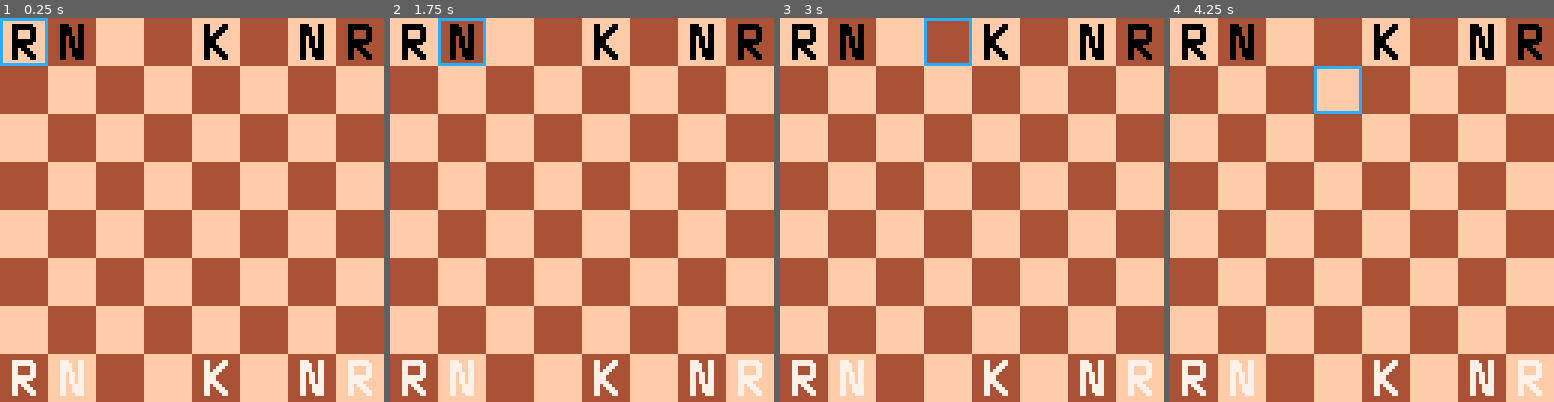
Above: before the commit, frames 1-4 (left to right).
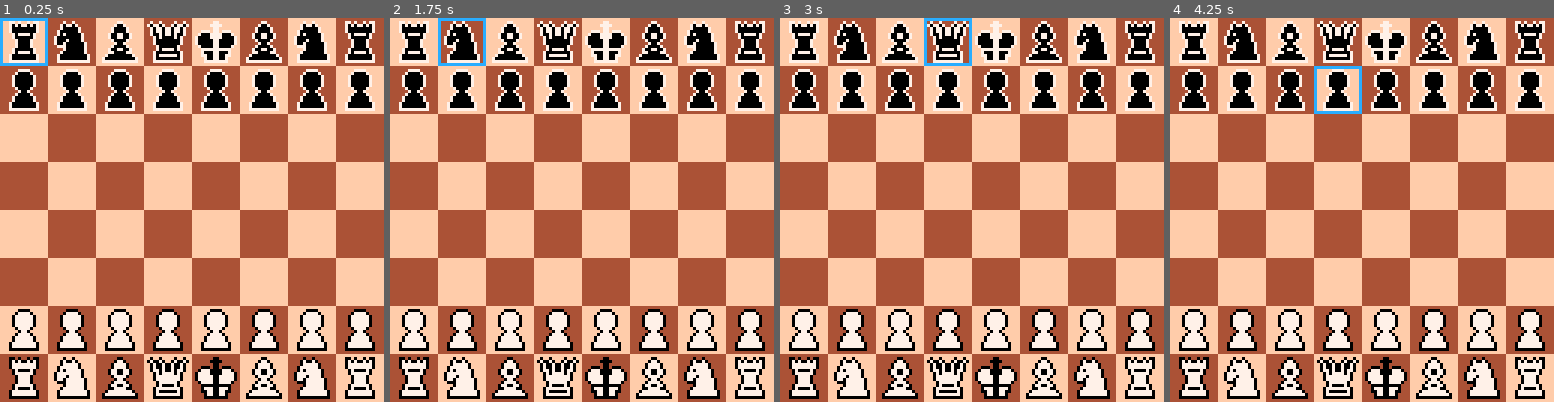
Above: after the commit, the same moments.

Repository: GrayFennec/p8chess
Game: PICO-8 cartridge chess.p8
Same seed, same stepped clock (60 frames per second), same inputs: the game is played once before the commit and once after it.
Inputs:
- Up to frame 1 (0.25 s): no input
- Up to frame 2 (1.75 s): tap X (X key) at 0.33, 1.07 s; tap O (Z key) at 0.7, 1.7 s; hold Right from 1.6 s (still down)
- Up to frame 3 (3 s): tap X (X key) at 1.85, 2.97 s; release Right at 2.1 s; tap O (Z key) at 2.1, 2.5, 2.9 s; hold Up 2.15-2.42 s; hold Right from 2.47 s (still down)
- Up to frame 4 (4.25 s): release Right at 3.03 s; hold Left 3.08-3.58 s; tap O (Z key) at 3.3, 3.7, 4.1 s; hold Down 3.63-3.97 s; hold Right from 4.02 s (still down); tap X (X key) at 4.08 s

The runs differ from the first frame. In frame 1, 19% of the frame differs, in the area x 2-98%, y 0-100%; in frame 2, 19%; in frame 3, 19%; in frame 4, 19%.

Commit message:
Made sprites :)

Diff:
--- a/chess.p8
+++ b/chess.p8
@@ -1,5 +1,5 @@
 pico-8 cartridge // http://www.pico-8.com
-version 27
+version 30
 __lua__
 --main code
 --current coordinates of hover
@@ -37,23 +37,23 @@
 	init_board(brdw,brdh)
 	--create default chess board
 	for c = 1,8 do
-	 --new_pawn(2,c,2)
-	 --new_pawn(7,c,1)
+	 new_pawn(2,c,2)
+	 new_pawn(7,c,1)
 	end
 	new_knight(1,2,2)
 	new_knight(1,7,2)
 	new_knight(8,2,1)
 	new_knight(8,7,1)
-	--new_bishop(1,3,2)
-	--new_bishop(1,6,2)
-	--new_bishop(8,3,1)
-	--new_bishop(8,6,1)
+	new_bishop(1,3,2)
+	new_bishop(1,6,2)
+	new_bishop(8,3,1)
+	new_bishop(8,6,1)
 	new_rook(1,1,2)
 	new_rook(1,8,2)
 	new_rook(8,1,1)
 	new_rook(8,8,1)
-	--new_queen(1,4,2)
-	--new_queen(8,4,1)
+	new_queen(1,4,2)
+	new_queen(8,4,1)
 	new_king(1,5,2)
 	new_king(8,5,1)
 	kingloc = {{8, 5},{1, 5}}
@@ -472,6 +472,7 @@
 	palt(14)
 	if(obj.pnum == 1) then
 		pal(0, 7)
+		pal(7, 0)
 	end
 	spr(obj.sprnum, obj.col*16-16, obj.row*16-16, 2, 2)
 	pal()
@@ -501,82 +502,82 @@
 end
 __gfx__
 eeeeeeeeeeeeeeeeeeeeeeeeeeeeeeeeeeeeeeeeeeeeeeeeeeeeeeeeeeeeeeeeeeeeeeeeeeeeeeeeeeeeeeeeeeeeeeeeeeeeeeeeeeeeeeeeeeeeeeeeeeeeeeee
-eeeeeeeeeeeeeeeeeeeeeeeeeeeeeeeeeeeeeeeeeeeeeeeeeeeeeeeeeeeeeeeeeeeeeeeeeeeeeeeeeeeeeeeeeeeeeeeeeeeeeeeeeeeeeeeeeeeeeeeeeeeeeeee
-eeee0000000eeeeeeeee000eee00eeeeeeee0000000eeeeeeeee0000000eeeeeeeeeee0000eeeeeeeeee00eeee00eeeeeeeeeeeeeeeeeeeeeeeeeeeeeeeeeeee
-eeee00000000eeeeeeee0000ee00eeeeeeee00000000eeeeeeee00000000eeeeeeeee000000eeeeeeeee00eee000eeeeeeeeeeeeeeeeeeeeeeeeeeeeeeeeeeee
-eeee00eeee00eeeeeeee0000ee00eeeeeeee00eeee00eeeeeeee00eeee00eeeeeeee000ee000eeeeeeee00ee000eeeeeeeeeeeeeeeeeeeeeeeeeeeeeeeeeeeee
-eeee00eeee00eeeeeeee0000ee00eeeeeeee00eeee00eeeeeeee00eeee00eeeeeeee00eeee00eeeeeeee00e000eeeeeeeeeeeeeeeeeeeeeeeeeeeeeeeeeeeeee
-eeee00eeee00eeeeeeee00e00e00eeeeeeee00eeee00eeeeeeee00eeee00eeeeeeee00eeee00eeeeeeee00000eeeeeeeeeeeeeeeeeeeeeeeeeeeeeeeeeeeeeee
-eeee00000000eeeeeeee00e00e00eeeeeeee0000000eeeeeeeee00000000eeeeeeee00eeee00eeeeeeee0000eeeeeeeeeeeeeeeeeeeeeeeeeeeeeeeeeeeeeeee
-eeee0000000eeeeeeeee00e00e00eeeeeeee0000000eeeeeeeee0000000eeeeeeeee00eeee00eeeeeeee0000eeeeeeeeeeeeeeeeeeeeeeeeeeeeeeeeeeeeeeee
-eeee00eeeeeeeeeeeeee00e00e00eeeeeeee00eeee00eeeeeeee00000eeeeeeeeeee00eeee00eeeeeeee00000eeeeeeeeeeeeeeeeeeeeeeeeeeeeeeeeeeeeeee
-eeee00eeeeeeeeeeeeee00ee0000eeeeeeee00eeee00eeeeeeee00e000eeeeeeeeee00ee0e00eeeeeeee00e000eeeeeeeeeeeeeeeeeeeeeeeeeeeeeeeeeeeeee
-eeee00eeeeeeeeeeeeee00ee0000eeeeeeee00eeee00eeeeeeee00ee000eeeeeeeee000ee000eeeeeeee00ee000eeeeeeeeeeeeeeeeeeeeeeeeeeeeeeeeeeeee
-eeee00eeeeeeeeeeeeee00ee0000eeeeeeee00000000eeeeeeee00eee000eeeeeeeee000000eeeeeeeee00eee000eeeeeeeeeeeeeeeeeeeeeeeeeeeeeeeeeeee
-eeee00eeeeeeeeeeeeee00eee000eeeeeeee0000000eeeeeeeee00eeee00eeeeeeeeee0000e0eeeeeeee00eeee00eeeeeeeeeeeeeeeeeeeeeeeeeeeeeeeeeeee
-eeeeeeeeeeeeeeeeeeeeeeeeeeeeeeeeeeeeeeeeeeeeeeeeeeeeeeeeeeeeeeeeeeeeeeeeeeeeeeeeeeeeeeeeeeeeeeeeeeeeeeeeeeeeeeeeeeeeeeeeeeeeeeee
-eeeeeeeeeeeeeeeeeeeeeeeeeeeeeeeeeeeeeeeeeeeeeeeeeeeeeeeeeeeeeeeeeeeeeeeeeeeeeeeeeeeeeeeeeeeeeeeeeeeeeeeeeeeeeeeeeeeeeeeeeeeeeeee
-eeeeeeeeeeeeeeeeeeeeeeeeeeeeeeeeeeeeeeeeeeeeeeeeeeeeeeeeeeeeeeeeeeeeeeeeeeeeeeeeeeeeeeeeeeeeeeeeeeeeeeeeeeeeeeeeeeeeeeeeeeeeeeee
-eeeeeeeeeeeeeeeeeeeeeeeeeeeeeeeeeeeeeeeeeeeeeeeeeeeeeeeeeeeeeeeeeeeeeeeeeeeeeeeeeeeeeeeeeeeeeeeeeeeeeeeeeeeeeeeeeeeeeeeeeeeeeeee
-eeeeeeeeeeeeeeeeeeeeeeeeeeeeeeeeeeeeeeeeeeeeeeeeeeeeeeeeeeeeeeeeeeeeeeeeeeeeeeeeeeeeeeeeeeeeeeeeeeeeeeeeeeeeeeeeeeeeeeeeeeeeeeee
-eeeeeeeeeeeeeeeeeeeeeeeeeeeeeeeeeeeeeeeeeeeeeeeeeeeeeeeeeeeeeeeeeeeeeeeeeeeeeeeeeeeeeeeeeeeeeeeeeeeeeeeeeeeeeeeeeeeeeeeeeeeeeeee
-eeeeeeeeeeeeeeeeeeeeeeeeeeeeeeeeeeeeeeeeeeeeeeeeeeeeeeeeeeeeeeeeeeeeeeeeeeeeeeeeeeeeeeeeeeeeeeeeeeeeeeeeeeeeeeeeeeeeeeeeeeeeeeee
-eeeeeeeeeeeeeeeeeeeeeeeeeeeeeeeeeeeeeeeeeeeeeeeeeeeeeeeeeeeeeeeeeeeeeeeeeeeeeeeeeeeeeeeeeeeeeeeeeeeeeeeeeeeeeeeeeeeeeeeeeeeeeeee
-eeeeeeeeeeeeeeeeeeeeeeeeeeeeeeeeeeeeeeeeeeeeeeeeeeeeeeeeeeeeeeeeeeeeeeeeeeeeeeeeeeeeeeeeeeeeeeeeeeeeeeeeeeeeeeeeeeeeeeeeeeeeeeee
-eeeeeeeeeeeeeeeeeeeeeeeeeeeeeeeeeeeeeeeeeeeeeeeeeeeeeeeeeeeeeeeeeeeeeeeeeeeeeeeeeeeeeeeeeeeeeeeeeeeeeeeeeeeeeeeeeeeeeeeeeeeeeeee
-eeeeeeeeeeeeeeeeeeeeeeeeeeeeeeeeeeeeeeeeeeeeeeeeeeeeeeeeeeeeeeeeeeeeeeeeeeeeeeeeeeeeeeeeeeeeeeeeeeeeeeeeeeeeeeeeeeeeeeeeeeeeeeee
-eeeeeeeeeeeeeeeeeeeeeeeeeeeeeeeeeeeeeeeeeeeeeeeeeeeeeeeeeeeeeeeeeeeeeeeeeeeeeeeeeeeeeeeeeeeeeeeeeeeeeeeeeeeeeeeeeeeeeeeeeeeeeeee
-eeeeeeeeeeeeeeeeeeeeeeeeeeeeeeeeeeeeeeeeeeeeeeeeeeeeeeeeeeeeeeeeeeeeeeeeeeeeeeeeeeeeeeeeeeeeeeeeeeeeeeeeeeeeeeeeeeeeeeeeeeeeeeee
-eeeeeeeeeeeeeeeeeeeeeeeeeeeeeeeeeeeeeeeeeeeeeeeeeeeeeeeeeeeeeeeeeeeeeeeeeeeeeeeeeeeeeeeeeeeeeeeeeeeeeeeeeeeeeeeeeeeeeeeeeeeeeeee
-eeeeeeeeeeeeeeeeeeeeeeeeeeeeeeeeeeeeeeeeeeeeeeeeeeeeeeeeeeeeeeeeeeeeeeeeeeeeeeeeeeeeeeeeeeeeeeeeeeeeeeeeeeeeeeeeeeeeeeeeeeeeeeee
-eeeeeeeeeeeeeeeeeeeeeeeeeeeeeeeeeeeeeeeeeeeeeeeeeeeeeeeeeeeeeeeeeeeeeeeeeeeeeeeeeeeeeeeeeeeeeeeeeeeeeeeeeeeeeeeeeeeeeeeeeeeeeeee
-eeeeeeeeeeeeeeeeeeeeeeeeeeeeeeeeeeeeeeeeeeeeeeeeeeeeeeeeeeeeeeeeeeeeeeeeeeeeeeeeeeeeeeeeeeeeeeeeeeeeeeeeeeeeeeeeeeeeeeeeeeeeeeee
-eeeeeeeeeeeeeeeeeeeeeeeeeeeeeeeeeeeeeeeeeeeeeeeeeeeeeeeeeeeeeeeeeeeeeeeeeeeeeeeeeeeeeeeeeeeeeeeeeeeeeeeeeeeeeeeeeeeeeeeeeeeeeeee
-eeeeeeeeeeeeeeeeeeeeeeeeeeeeeeeeeeeeeeeeeeeeeeeeeeeeeeeeeeeeeeeeeeeeeeeeeeeeeeeeeeeeeeeeeeeeeeeeeeeeeeeeeeeeeeeeeeeeeeeeeeeeeeee
-eeeeeeeeeeeeeeeeeeeeeeeeeeeeeeeeeeeeeeeeeeeeeeeeeeeeeeeeeeeeeeeeeeeeeeeeeeeeeeeeeeeeeeeeeeeeeeeeeeeeeeeeeeeeeeeeeeeeeeeeeeeeeeee
-eeeeeeeeeeeeeeeeeeeeeeeeeeeeeeeeeeeeeeeeeeeeeeeeeeeeeeeeeeeeeeeeeeeeeeeeeeeeeeeeeeeeeeeeeeeeeeeeeeeeeeeeeeeeeeeeeeeeeeeeeeeeeeee
-eeeeeeeeeeeeeeeeeeeeeeeeeeeeeeeeeeeeeeeeeeeeeeeeeeeeeeeeeeeeeeeeeeeeeeeeeeeeeeeeeeeeeeeeeeeeeeeeeeeeeeeeeeeeeeeeeeeeeeeeeeeeeeee
-eeeeeeeeeeeeeeeeeeeeeeeeeeeeeeeeeeeeeeeeeeeeeeeeeeeeeeeeeeeeeeeeeeeeeeeeeeeeeeeeeeeeeeeeeeeeeeeeeeeeeeeeeeeeeeeeeeeeeeeeeeeeeeee
-eeeeeeeeeeeeeeeeeeeeeeeeeeeeeeeeeeeeeeeeeeeeeeeeeeeeeeeeeeeeeeeeeeeeeeeeeeeeeeeeeeeeeeeeeeeeeeeeeeeeeeeeeeeeeeeeeeeeeeeeeeeeeeee
-eeeeeeeeeeeeeeeeeeeeeeeeeeeeeeeeeeeeeeeeeeeeeeeeeeeeeeeeeeeeeeeeeeeeeeeeeeeeeeeeeeeeeeeeeeeeeeeeeeeeeeeeeeeeeeeeeeeeeeeeeeeeeeee
-eeeeeeeeeeeeeeeeeeeeeeeeeeeeeeeeeeeeeeeeeeeeeeeeeeeeeeeeeeeeeeeeeeeeeeeeeeeeeeeeeeeeeeeeeeeeeeeeeeeeeeeeeeeeeeeeeeeeeeeeeeeeeeee
-eeeeeeeeeeeeeeeeeeeeeeeeeeeeeeeeeeeeeeeeeeeeeeeeeeeeeeeeeeeeeeeeeeeeeeeeeeeeeeeeeeeeeeeeeeeeeeeeeeeeeeeeeeeeeeeeeeeeeeeeeeeeeeee
-eeeeeeeeeeeeeeeeeeeeeeeeeeeeeeeeeeeeeeeeeeeeeeeeeeeeeeeeeeeeeeeeeeeeeeeeeeeeeeeeeeeeeeeeeeeeeeeeeeeeeeeeeeeeeeeeeeeeeeeeeeeeeeee
-eeeeeeeeeeeeeeeeeeeeeeeeeeeeeeeeeeeeeeeeeeeeeeeeeeeeeeeeeeeeeeeeeeeeeeeeeeeeeeeeeeeeeeeeeeeeeeeeeeeeeeeeeeeeeeeeeeeeeeeeeeeeeeee
-eeeeeeeeeeeeeeeeeeeeeeeeeeeeeeeeeeeeeeeeeeeeeeeeeeeeeeeeeeeeeeeeeeeeeeeeeeeeeeeeeeeeeeeeeeeeeeeeeeeeeeeeeeeeeeeeeeeeeeeeeeeeeeee
-eeeeeeeeeeeeeeeeeeeeeeeeeeeeeeeeeeeeeeeeeeeeeeeeeeeeeeeeeeeeeeeeeeeeeeeeeeeeeeeeeeeeeeeeeeeeeeeeeeeeeeeeeeeeeeeeeeeeeeeeeeeeeeee
-eeeeeeeeeeeeeeeeeeeeeeeeeeeeeeeeeeeeeeeeeeeeeeeeeeeeeeeeeeeeeeeeeeeeeeeeeeeeeeeeeeeeeeeeeeeeeeeeeeeeeeeeeeeeeeeeeeeeeeeeeeeeeeee
-eeeeeeeeeeeeeeeeeeeeeeeeeeeeeeeeeeeeeeeeeeeeeeeeeeeeeeeeeeeeeeeeeeeeeeeeeeeeeeeeeeeeeeeeeeeeeeeeeeeeeeeeeeeeeeeeeeeeeeeeeeeeeeee
-eeeeeeeeeeeeeeeeeeeeeeeeeeeeeeeeeeeeeeeeeeeeeeeeeeeeeeeeeeeeeeeeeeeeeeeeeeeeeeeeeeeeeeeeeeeeeeeeeeeeeeeeeeeeeeeeeeeeeeeeeeeeeeee
-eeeeeeeeeeeeeeeeeeeeeeeeeeeeeeeeeeeeeeeeeeeeeeeeeeeeeeeeeeeeeeeeeeeeeeeeeeeeeeeeeeeeeeeeeeeeeeeeeeeeeeeeeeeeeeeeeeeeeeeeeeeeeeee
-eeeeeeeeeeeeeeeeeeeeeeeeeeeeeeeeeeeeeeeeeeeeeeeeeeeeeeeeeeeeeeeeeeeeeeeeeeeeeeeeeeeeeeeeeeeeeeeeeeeeeeeeeeeeeeeeeeeeeeeeeeeeeeee
-eeeeeeeeeeeeeeeeeeeeeeeeeeeeeeeeeeeeeeeeeeeeeeeeeeeeeeeeeeeeeeeeeeeeeeeeeeeeeeeeeeeeeeeeeeeeeeeeeeeeeeeeeeeeeeeeeeeeeeeeeeeeeeee
-eeeeeeeeeeeeeeeeeeeeeeeeeeeeeeeeeeeeeeeeeeeeeeeeeeeeeeeeeeeeeeeeeeeeeeeeeeeeeeeeeeeeeeeeeeeeeeeeeeeeeeeeeeeeeeeeeeeeeeeeeeeeeeee
-eeeeeeeeeeeeeeeeeeeeeeeeeeeeeeeeeeeeeeeeeeeeeeeeeeeeeeeeeeeeeeeeeeeeeeeeeeeeeeeeeeeeeeeeeeeeeeeeeeeeeeeeeeeeeeeeeeeeeeeeeeeeeeee
-eeeeeeeeeeeeeeeeeeeeeeeeeeeeeeeeeeeeeeeeeeeeeeeeeeeeeeeeeeeeeeeeeeeeeeeeeeeeeeeeeeeeeeeeeeeeeeeeeeeeeeeeeeeeeeeeeeeeeeeeeeeeeeee
-eeeeeeeeeeeeeeeeeeeeeeeeeeeeeeeeeeeeeeeeeeeeeeeeeeeeeeeeeeeeeeeeeeeeeeeeeeeeeeeeeeeeeeeeeeeeeeeeeeeeeeeeeeeeeeeeeeeeeeeeeeeeeeee
-eeeeeeeeeeeeeeeeeeeeeeeeeeeeeeeeeeeeeeeeeeeeeeeeeeeeeeeeeeeeeeeeeeeeeeeeeeeeeeeeeeeeeeeeeeeeeeeeeeeeeeeeeeeeeeeeeeeeeeeeeeeeeeee
-eeeeeeeeeeeeeeeeeeeeeeeeeeeeeeeeeeeeeeeeeeeeeeeeeeeeeeeeeeeeeeeeeeeeeeeeeeeeeeeeeeeeeeeeeeeeeeeeeeeeeeeeeeeeeeeeeeeeeeeeeeeeeeee
-eeeeeeeeeeeeeeeeeeeeeeeeeeeeeeeeeeeeeeeeeeeeeeeeeeeeeeeeeeeeeeeeeeeeeeeeeeeeeeeeeeeeeeeeeeeeeeeeeeeeeeeeeeeeeeeeeeeeeeeeeeeeeeee
-eeeeeeeeeeeeeeeeeeeeeeeeeeeeeeeeeeeeeeeeeeeeeeeeeeeeeeeeeeeeeeeeeeeeeeeeeeeeeeeeeeeeeeeeeeeeeeeeeeeeeeeeeeeeeeeeeeeeeeeeeeeeeeee
-eeeeeeeeeeeeeeeeeeeeeeeeeeeeeeeeeeeeeeeeeeeeeeeeeeeeeeeeeeeeeeeeeeeeeeeeeeeeeeeeeeeeeeeeeeeeeeeeeeeeeeeeeeeeeeeeeeeeeeeeeeeeeeee
-eeeeeeeeeeeeeeeeeeeeeeeeeeeeeeeeeeeeeeeeeeeeeeeeeeeeeeeeeeeeeeeeeeeeeeeeeeeeeeeeeeeeeeeeeeeeeeeeeeeeeeeeeeeeeeeeeeeeeeeeeeeeeeee
-eeeeeeeeeeeeeeeeeeeeeeeeeeeeeeeeeeeeeeeeeeeeeeeeeeeeeeeeeeeeeeeeeeeeeeeeeeeeeeeeeeeeeeeeeeeeeeeeeeeeeeeeeeeeeeeeeeeeeeeeeeeeeeee
-eeeeeeeeeeeeeeeeeeeeeeeeeeeeeeeeeeeeeeeeeeeeeeeeeeeeeeeeeeeeeeeeeeeeeeeeeeeeeeeeeeeeeeeeeeeeeeeeeeeeeeeeeeeeeeeeeeeeeeeeeeeeeeee
-eeeeeeeeeeeeeeeeeeeeeeeeeeeeeeeeeeeeeeeeeeeeeeeeeeeeeeeeeeeeeeeeeeeeeeeeeeeeeeeeeeeeeeeeeeeeeeeeeeeeeeeeeeeeeeeeeeeeeeeeeeeeeeee
-0000000000000000000000000000000000000000eeeeeeeeeeeeeeeeeeeeeeeeeeeeeeeeeeeeeeeeeeeeeeeeeeeeeeeeeeeeeeee000000000000000000000000
-0000000000000000000000000000000000000000eeeeeeeeeeeeeeeeeeeeeeeeeeeeeeeeeeeeeeeeeeeeeeeeeeeeeeeeeeeeeeee000000000000000000000000
-0000000000000000000000000000000000000000eeeeeeeeeeeeeeeeeeeeeeeeeeeeeeeeeeeeeeeeeeeeeeeeeeeeeeeeeeeeeeee000000000000000000000000
-0000000000000000000000000000000000000000eeeeeeeeeeeeeeeeeeeeeeeeeeeeeeeeeeeeeeeeeeeeeeeeeeeeeeeeeeeeeeee000000000000000000000000
-0000000000000000000000000000000000000000eeeeeeeeeeeeeeeeeeeeeeeeeeeeeeeeeeeeeeeeeeeeeeeeeeeeeeeeeeeeeeee000000000000000000000000
-0000000000000000000000000000000000000000eeeeeeeeeeeeeeeeeeeeeeeeeeeeeeeeeeeeeeeeeeeeeeeeeeeeeeeeeeeeeeee000000000000000000000000
-0000000000000000000000000000000000000000eeeeeeeeeeeeeeeeeeeeeeeeeeeeeeeeeeeeeeeeeeeeeeeeeeeeeeeeeeeeeeee000000000000000000000000
-0000000000000000000000000000000000000000eeeeeeeeeeeeeeeeeeeeeeeeeeeeeeeeeeeeeeeeeeeeeeeeeeeeeeeeeeeeeeee000000000000000000000000
-0000000000000000000000000000000000000000eeeeeeeeeeeeeeeeeeeeeeeeeeeeeeeeeeeeeeeeeeeeeeeeeeeeeeeeeeeeeeee000000000000000000000000
-0000000000000000000000000000000000000000eeeeeeeeeeeeeeeeeeeeeeeeeeeeeeeeeeeeeeeeeeeeeeeeeeeeeeeeeeeeeeee000000000000000000000000
-0000000000000000000000000000000000000000eeeeeeeeeeeeeeeeeeeeeeeeeeeeeeeeeeeeeeeeeeeeeeeeeeeeeeeeeeeeeeee000000000000000000000000
-0000000000000000000000000000000000000000eeeeeeeeeeeeeeeeeeeeeeeeeeeeeeeeeeeeeeeeeeeeeeeeeeeeeeeeeeeeeeee000000000000000000000000
-0000000000000000000000000000000000000000eeeeeeeeeeeeeeeeeeeeeeeeeeeeeeeeeeeeeeeeeeeeeeeeeeeeeeeeeeeeeeee000000000000000000000000
-0000000000000000000000000000000000000000eeeeeeeeeeeeeeeeeeeeeeeeeeeeeeeeeeeeeeeeeeeeeeeeeeeeeeeeeeeeeeee000000000000000000000000
-0000000000000000000000000000000000000000eeeeeeeeeeeeeeeeeeeeeeeeeeeeeeeeeeeeeeeeeeeeeeeeeeeeeeeeeeeeeeee000000000000000000000000
-0000000000000000000000000000000000000000eeeeeeeeeeeeeeeeeeeeeeeeeeeeeeeeeeeeeeeeeeeeeeeeeeeeeeeeeeeeeeee000000000000000000000000
+eeeeee7777eeeeeeeeeee7ee7eeeeeeeeeeeeee77eeeeeeeeee77e7ee7e77eeeee7ee7eeee7ee7eeeeeeeee77eeeeeeeeeeeeeeeeeeeeeeeeeeeeeeeeeeeeeee
+eeeee700007eeeeeeeee707707eeeeeeeeeeee7007eeeeeeeee7070770707eeee707707ee707707eeeeeee7777eeeeeeeeeeeeeeeeeeeeeeeeeeeeeeeeeeeeee
+eeee70000007eeeeeeee7000007eeeeeeeeee700007eeeeeeee7000000007eeeee707707707707eeeeeeeee77eeeeeeeeeeeeeeeeeeeeeeeeeeeeeeeeeeeeeee
+eeee70000007eeeeeee70000007eeeeeeeeee700007eeeeeeee7000000007eeeee707707707707eeeee777e77e777eeeeeeeeeeeeeeeeeeeeeeeeeeeeeeeeeee
+eeee70000007eeeeeee707000007eeeeeeee70077007eeeeeeee70777707eeeeee700707707007eeee700077770007eeeeeeeeeeeeeeeeeeeeeeeeeeeeeeeeee
+eeee70000007eeeeee7000000007eeeeeeee70077007eeeeeeee70000007eeeeeee7070000707eeee70000777700007eeeeeeeeeeeeeeeeeeeeeeeeeeeeeeeee
+eeeee700007eeeeeee7000700007eeeeeeeee700007eeeeeeeeee700007eeeeeeee7000000007eeee70000077000007eeeeeeeeeeeeeeeeeeeeeeeeeeeeeeeee
+eeeeee7007eeeeeeee70070000007eeeeeeeee7007eeeeeeeeeee700007eeeeeeee7000000007eeee70000077000007eeeeeeeeeeeeeeeeeeeeeeeeeeeeeeeee
+eeeee700007eeeeeeee7770000007eeeeeeee700007eeeeeeeeee700007eeeeeeeee70000007eeeeee700007700007eeeeeeeeeeeeeeeeeeeeeeeeeeeeeeeeee
+eeee70000007eeeeeeeee70000007eeeeeee70077007eeeeeeee70000007eeeeeeee70777707eeeeeee7777777777eeeeeeeeeeeeeeeeeeeeeeeeeeeeeeeeeee
+eeee70000007eeeeeeee700000007eeeeeee77000077eeeeeeee70777707eeeeeee7000000007eeeeee7000770007eeeeeeeeeeeeeeeeeeeeeeeeeeeeeeeeeee
+eee7000000007eeeeee70000000007eeeee7000000007eeeeee7000000007eeeeee7077777707eeeeee7700770077eeeeeeeeeeeeeeeeeeeeeeeeeeeeeeeeeee
+eee7000000007eeeeee70000000007eeee700000000007eeeee7000000007eeeeee7000000007eeeeeee70077007eeeeeeeeeeeeeeeeeeeeeeeeeeeeeeeeeeee
+eee7777777777eeeeee77777777777eeee777777777777eeeee7777777777eeeeee7777777777eeeeeee77777777eeeeeeeeeeeeeeeeeeeeeeeeeeeeeeeeeeee
+eeeeeeeeeeeeeeeeeeeeeeeeeeeeeeeeeeeeeeeeeeeeeeeeeeeeeeeeeeeeeeeeeeeeeeeeeeeeeeeeeeeeeeeeeeeeeeeeeeeeeeeeeeeeeeeeeeeeeeeeeeeeeeee
+eeeeeeeeeeeeeeeeeeeeeeeeeeeeeeeeeeeeeeeeeeeeeeeeeeeeeeeeeeeeeeeeeeeeeeeeeeeeeeeeeeeeeeeeeeeeeeeeeeeeeeeeeeeeeeeeeeeeeeeeeeeeeeee
+eeeeeeeeeeeeeeeeeeeeeeeeeeeeeeeeeeeeeeeeeeeeeeeeeeeeeeeeeeeeeeeeeeeeeeeeeeeeeeeeeeeeeeeeeeeeeeeeeeeeeeeeeeeeeeeeeeeeeeeeeeeeeeee
+eeeeeeeeeeeeeeeeeeeeeeeeeeeeeeeeeeeeeeeeeeeeeeeeeeeeeeeeeeeeeeeeeeeeeeeeeeeeeeeeeeeeeeeeeeeeeeeeeeeeeeeeeeeeeeeeeeeeeeeeeeeeeeee
+eeeeeeeeeeeeeeeeeeeeeeeeeeeeeeeeeeeeeeeeeeeeeeeeeeeeeeeeeeeeeeeeeeeeeeeeeeeeeeeeeeeeeeeeeeeeeeeeeeeeeeeeeeeeeeeeeeeeeeeeeeeeeeee
+eeeeeeeeeeeeeeeeeeeeeeeeeeeeeeeeeeeeeeeeeeeeeeeeeeeeeeeeeeeeeeeeeeeeeeeeeeeeeeeeeeeeeeeeeeeeeeeeeeeeeeeeeeeeeeeeeeeeeeeeeeeeeeee
+eeeeeeeeeeeeeeeeeeeeeeeeeeeeeeeeeeeeeeeeeeeeeeeeeeeeeeeeeeeeeeeeeeeeeeeeeeeeeeeeeeeeeeeeeeeeeeeeeeeeeeeeeeeeeeeeeeeeeeeeeeeeeeee
+eeeeeeeeeeeeeeeeeeeeeeeeeeeeeeeeeeeeeeeeeeeeeeeeeeeeeeeeeeeeeeeeeeeeeeeeeeeeeeeeeeeeeeeeeeeeeeeeeeeeeeeeeeeeeeeeeeeeeeeeeeeeeeee
+eeeeeeeeeeeeeeeeeeeeeeeeeeeeeeeeeeeeeeeeeeeeeeeeeeeeeeeeeeeeeeeeeeeeeeeeeeeeeeeeeeeeeeeeeeeeeeeeeeeeeeeeeeeeeeeeeeeeeeeeeeeeeeee
+eeeeeeeeeeeeeeeeeeeeeeeeeeeeeeeeeeeeeeeeeeeeeeeeeeeeeeeeeeeeeeeeeeeeeeeeeeeeeeeeeeeeeeeeeeeeeeeeeeeeeeeeeeeeeeeeeeeeeeeeeeeeeeee
+eeeeeeeeeeeeeeeeeeeeeeeeeeeeeeeeeeeeeeeeeeeeeeeeeeeeeeeeeeeeeeeeeeeeeeeeeeeeeeeeeeeeeeeeeeeeeeeeeeeeeeeeeeeeeeeeeeeeeeeeeeeeeeee
+eeeeeeeeeeeeeeeeeeeeeeeeeeeeeeeeeeeeeeeeeeeeeeeeeeeeeeeeeeeeeeeeeeeeeeeeeeeeeeeeeeeeeeeeeeeeeeeeeeeeeeeeeeeeeeeeeeeeeeeeeeeeeeee
+eeeeeeeeeeeeeeeeeeeeeeeeeeeeeeeeeeeeeeeeeeeeeeeeeeeeeeeeeeeeeeeeeeeeeeeeeeeeeeeeeeeeeeeeeeeeeeeeeeeeeeeeeeeeeeeeeeeeeeeeeeeeeeee
+eeeeeeeeeeeeeeeeeeeeeeeeeeeeeeeeeeeeeeeeeeeeeeeeeeeeeeeeeeeeeeeeeeeeeeeeeeeeeeeeeeeeeeeeeeeeeeeeeeeeeeeeeeeeeeeeeeeeeeeeeeeeeeee
+eeeeeeeeeeeeeeeeeeeeeeeeeeeeeeeeeeeeeeeeeeeeeeeeeeeeeeeeeeeeeeeeeeeeeeeeeeeeeeeeeeeeeeeeeeeeeeeeeeeeeeeeeeeeeeeeeeeeeeeeeeeeeeee
+eeeeeeeeeeeeeeeeeeeeeeeeeeeeeeeeeeeeeeeeeeeeeeeeeeeeeeeeeeeeeeeeeeeeeeeeeeeeeeeeeeeeeeeeeeeeeeeeeeeeeeeeeeeeeeeeeeeeeeeeeeeeeeee
+eeeeeeeeeeeeeeeeeeeeeeeeeeeeeeeeeeeeeeeeeeeeeeeeeeeeeeeeeeeeeeeeeeeeeeeeeeeeeeeeeeeeeeeeeeeeeeeeeeeeeeeeeeeeeeeeeeeeeeeeeeeeeeee
+eeeeeeeeeeeeeeeeeeeeeeeeeeeeeeeeeeeeeeeeeeeeeeeeeeeeeeeeeeeeeeeeeeeeeeeeeeeeeeeeeeeeeeeeeeeeeeeeeeeeeeeeeeeeeeeeeeeeeeeeeeeeeeee
+eeeeeeeeeeeeeeeeeeeeeeeeeeeeeeeeeeeeeeeeeeeeeeeeeeeeeeeeeeeeeeeeeeeeeeeeeeeeeeeeeeeeeeeeeeeeeeeeeeeeeeeeeeeeeeeeeeeeeeeeeeeeeeee
+eeeeeeeeeeeeeeeeeeeeeeeeeeeeeeeeeeeeeeeeeeeeeeeeeeeeeeeeeeeeeeeeeeeeeeeeeeeeeeeeeeeeeeeeeeeeeeeeeeeeeeeeeeeeeeeeeeeeeeeeeeeeeeee
+eeeeeeeeeeeeeeeeeeeeeeeeeeeeeeeeeeeeeeeeeeeeeeeeeeeeeeeeeeeeeeeeeeeeeeeeeeeeeeeeeeeeeeeeeeeeeeeeeeeeeeeeeeeeeeeeeeeeeeeeeeeeeeee
+eeeeeeeeeeeeeeeeeeeeeeeeeeeeeeeeeeeeeeeeeeeeeeeeeeeeeeeeeeeeeeeeeeeeeeeeeeeeeeeeeeeeeeeeeeeeeeeeeeeeeeeeeeeeeeeeeeeeeeeeeeeeeeee
+eeeeeeeeeeeeeeeeeeeeeeeeeeeeeeeeeeeeeeeeeeeeeeeeeeeeeeeeeeeeeeeeeeeeeeeeeeeeeeeeeeeeeeeeeeeeeeeeeeeeeeeeeeeeeeeeeeeeeeeeeeeeeeee
+eeeeeeeeeeeeeeeeeeeeeeeeeeeeeeeeeeeeeeeeeeeeeeeeeeeeeeeeeeeeeeeeeeeeeeeeeeeeeeeeeeeeeeeeeeeeeeeeeeeeeeeeeeeeeeeeeeeeeeeeeeeeeeee
+eeeeeeeeeeeeeeeeeeeeeeeeeeeeeeeeeeeeeeeeeeeeeeeeeeeeeeeeeeeeeeeeeeeeeeeeeeeeeeeeeeeeeeeeeeeeeeeeeeeeeeeeeeeeeeeeeeeeeeeeeeeeeeee
+eeeeeeeeeeeeeeeeeeeeeeeeeeeeeeeeeeeeeeeeeeeeeeeeeeeeeeeeeeeeeeeeeeeeeeeeeeeeeeeeeeeeeeeeeeeeeeeeeeeeeeeeeeeeeeeeeeeeeeeeeeeeeeee
+eeeeeeeeeeeeeeeeeeeeeeeeeeeeeeeeeeeeeeeeeeeeeeeeeeeeeeeeeeeeeeeeeeeeeeeeeeeeeeeeeeeeeeeeeeeeeeeeeeeeeeeeeeeeeeeeeeeeeeeeeeeeeeee
+eeeeeeeeeeeeeeeeeeeeeeeeeeeeeeeeeeeeeeeeeeeeeeeeeeeeeeeeeeeeeeeeeeeeeeeeeeeeeeeeeeeeeeeeeeeeeeeeeeeeeeeeeeeeeeeeeeeeeeeeeeeeeeee
+eeeeeeeeeeeeeeeeeeeeeeeeeeeeeeeeeeeeeeeeeeeeeeeeeeeeeeeeeeeeeeeeeeeeeeeeeeeeeeeeeeeeeeeeeeeeeeeeeeeeeeeeeeeeeeeeeeeeeeeeeeeeeeee
+eeeeeeeeeeeeeeeeeeeeeeeeeeeeeeeeeeeeeeeeeeeeeeeeeeeeeeeeeeeeeeeeeeeeeeeeeeeeeeeeeeeeeeeeeeeeeeeeeeeeeeeeeeeeeeeeeeeeeeeeeeeeeeee
+eeeeeeeeeeeeeeeeeeeeeeeeeeeeeeeeeeeeeeeeeeeeeeeeeeeeeeeeeeeeeeeeeeeeeeeeeeeeeeeeeeeeeeeeeeeeeeeeeeeeeeeeeeeeeeeeeeeeeeeeeeeeeeee
+eeeeeeeeeeeeeeeeeeeeeeeeeeeeeeeeeeeeeeeeeeeeeeeeeeeeeeeeeeeeeeeeeeeeeeeeeeeeeeeeeeeeeeeeeeeeeeeeeeeeeeeeeeeeeeeeeeeeeeeeeeeeeeee
+eeeeeeeeeeeeeeeeeeeeeeeeeeeeeeeeeeeeeeeeeeeeeeeeeeeeeeeeeeeeeeeeeeeeeeeeeeeeeeeeeeeeeeeeeeeeeeeeeeeeeeeeeeeeeeeeeeeeeeeeeeeeeeee
+eeeeeeeeeeeeeeeeeeeeeeeeeeeeeeeeeeeeeeeeeeeeeeeeeeeeeeeeeeeeeeeeeeeeeeeeeeeeeeeeeeeeeeeeeeeeeeeeeeeeeeeeeeeeeeeeeeeeeeeeeeeeeeee
+eeeeeeeeeeeeeeeeeeeeeeeeeeeeeeeeeeeeeeeeeeeeeeeeeeeeeeeeeeeeeeeeeeeeeeeeeeeeeeeeeeeeeeeeeeeeeeeeeeeeeeeeeeeeeeeeeeeeeeeeeeeeeeee
+eeeeeeeeeeeeeeeeeeeeeeeeeeeeeeeeeeeeeeeeeeeeeeeeeeeeeeeeeeeeeeeeeeeeeeeeeeeeeeeeeeeeeeeeeeeeeeeeeeeeeeeeeeeeeeeeeeeeeeeeeeeeeeee
+eeeeeeeeeeeeeeeeeeeeeeeeeeeeeeeeeeeeeeeeeeeeeeeeeeeeeeeeeeeeeeeeeeeeeeeeeeeeeeeeeeeeeeeeeeeeeeeeeeeeeeeeeeeeeeeeeeeeeeeeeeeeeeee
+eeeeeeeeeeeeeeeeeeeeeeeeeeeeeeeeeeeeeeeeeeeeeeeeeeeeeeeeeeeeeeeeeeeeeeeeeeeeeeeeeeeeeeeeeeeeeeeeeeeeeeeeeeeeeeeeeeeeeeeeeeeeeeee
+eeeeeeeeeeeeeeeeeeeeeeeeeeeeeeeeeeeeeeeeeeeeeeeeeeeeeeeeeeeeeeeeeeeeeeeeeeeeeeeeeeeeeeeeeeeeeeeeeeeeeeeeeeeeeeeeeeeeeeeeeeeeeeee
+eeeeeeeeeeeeeeeeeeeeeeeeeeeeeeeeeeeeeeeeeeeeeeeeeeeeeeeeeeeeeeeeeeeeeeeeeeeeeeeeeeeeeeeeeeeeeeeeeeeeeeeeeeeeeeeeeeeeeeeeeeeeeeee
+eeeeeeeeeeeeeeeeeeeeeeeeeeeeeeeeeeeeeeeeeeeeeeeeeeeeeeeeeeeeeeeeeeeeeeeeeeeeeeeeeeeeeeeeeeeeeeeeeeeeeeeeeeeeeeeeeeeeeeeeeeeeeeee
+eeeeeeeeeeeeeeeeeeeeeeeeeeeeeeeeeeeeeeeeeeeeeeeeeeeeeeeeeeeeeeeeeeeeeeeeeeeeeeeeeeeeeeeeeeeeeeeeeeeeeeeeeeeeeeeeeeeeeeeeeeeeeeee
+eeeeeeeeeeeeeeeeeeeeeeeeeeeeeeeeeeeeeeeeeeeeeeeeeeeeeeeeeeeeeeeeeeeeeeeeeeeeeeeeeeeeeeeeeeeeeeeeeeeeeeeeeeeeeeeeeeeeeeeeeeeeeeee
+eeeeeeeeeeeeeeeeeeeeeeeeeeeeeeeeeeeeeeeeeeeeeeeeeeeeeeeeeeeeeeeeeeeeeeeeeeeeeeeeeeeeeeeeeeeeeeeeeeeeeeeeeeeeeeeeeeeeeeeeeeeeeeee
+eeeeeeeeeeeeeeeeeeeeeeeeeeeeeeeeeeeeeeeeeeeeeeeeeeeeeeeeeeeeeeeeeeeeeeeeeeeeeeeeeeeeeeeeeeeeeeeeeeeeeeeeeeeeeeeeeeeeeeeeeeeeeeee
+eeeeeeeeeeeeeeeeeeeeeeeeeeeeeeeeeeeeeeeeeeeeeeeeeeeeeeeeeeeeeeeeeeeeeeeeeeeeeeeeeeeeeeeeeeeeeeeeeeeeeeeeeeeeeeeeeeeeeeeeeeeeeeee
+eeeeeeeeeeeeeeeeeeeeeeeeeeeeeeeeeeeeeeeeeeeeeeeeeeeeeeeeeeeeeeeeeeeeeeeeeeeeeeeeeeeeeeeeeeeeeeeeeeeeeeeeeeeeeeeeeeeeeeeeeeeeeeee
+eeeeeeeeeeeeeeeeeeeeeeeeeeeeeeeeeeeeeeeeeeeeeeeeeeeeeeeeeeeeeeeeeeeeeeeeeeeeeeeeeeeeeeeeeeeeeeeeeeeeeeeeeeeeeeeeeeeeeeeeeeeeeeee
+eeeeeeeeeeeeeeeeeeeeeeeeeeeeeeeeeeeeeeeeeeeeeeeeeeeeeeeeeeeeeeeeeeeeeeeeeeeeeeeeeeeeeeeeeeeeeeeeeeeeeeeeeeeeeeeeeeeeeeeeeeeeeeee
+0000000000000000000000000000000000000000eeeeeeeeeeeeeeeeeeeeeeeeeeeeeeeeeeeeeeeeeeeeeeeeeeeeeeeeeeeeeeee000000000000000000000000
+0000000000000000000000000000000000000000eeeeeeeeeeeeeeeeeeeeeeeeeeeeeeeeeeeeeeeeeeeeeeeeeeeeeeeeeeeeeeee000000000000000000000000
+0000000000000000000000000000000000000000eeeeeeeeeeeeeeeeeeeeeeeeeeeeeeeeeeeeeeeeeeeeeeeeeeeeeeeeeeeeeeee000000000000000000000000
+0000000000000000000000000000000000000000eeeeeeeeeeeeeeeeeeeeeeeeeeeeeeeeeeeeeeeeeeeeeeeeeeeeeeeeeeeeeeee000000000000000000000000
+0000000000000000000000000000000000000000eeeeeeeeeeeeeeeeeeeeeeeeeeeeeeeeeeeeeeeeeeeeeeeeeeeeeeeeeeeeeeee000000000000000000000000
+0000000000000000000000000000000000000000eeeeeeeeeeeeeeeeeeeeeeeeeeeeeeeeeeeeeeeeeeeeeeeeeeeeeeeeeeeeeeee000000000000000000000000
+0000000000000000000000000000000000000000eeeeeeeeeeeeeeeeeeeeeeeeeeeeeeeeeeeeeeeeeeeeeeeeeeeeeeeeeeeeeeee000000000000000000000000
+0000000000000000000000000000000000000000eeeeeeeeeeeeeeeeeeeeeeeeeeeeeeeeeeeeeeeeeeeeeeeeeeeeeeeeeeeeeeee000000000000000000000000
+0000000000000000000000000000000000000000eeeeeeeeeeeeeeeeeeeeeeeeeeeeeeeeeeeeeeeeeeeeeeeeeeeeeeeeeeeeeeee000000000000000000000000
+0000000000000000000000000000000000000000eeeeeeeeeeeeeeeeeeeeeeeeeeeeeeeeeeeeeeeeeeeeeeeeeeeeeeeeeeeeeeee000000000000000000000000
+0000000000000000000000000000000000000000eeeeeeeeeeeeeeeeeeeeeeeeeeeeeeeeeeeeeeeeeeeeeeeeeeeeeeeeeeeeeeee000000000000000000000000
+0000000000000000000000000000000000000000eeeeeeeeeeeeeeeeeeeeeeeeeeeeeeeeeeeeeeeeeeeeeeeeeeeeeeeeeeeeeeee000000000000000000000000
+0000000000000000000000000000000000000000eeeeeeeeeeeeeeeeeeeeeeeeeeeeeeeeeeeeeeeeeeeeeeeeeeeeeeeeeeeeeeee000000000000000000000000
+0000000000000000000000000000000000000000eeeeeeeeeeeeeeeeeeeeeeeeeeeeeeeeeeeeeeeeeeeeeeeeeeeeeeeeeeeeeeee000000000000000000000000
+0000000000000000000000000000000000000000eeeeeeeeeeeeeeeeeeeeeeeeeeeeeeeeeeeeeeeeeeeeeeeeeeeeeeeeeeeeeeee000000000000000000000000
+0000000000000000000000000000000000000000eeeeeeeeeeeeeeeeeeeeeeeeeeeeeeeeeeeeeeeeeeeeeeeeeeeeeeeeeeeeeeee000000000000000000000000
